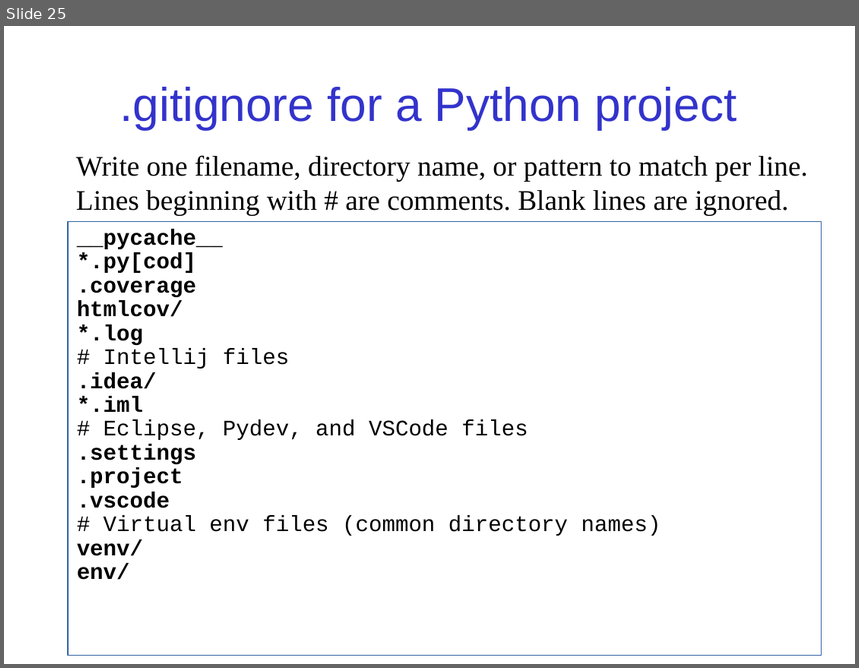
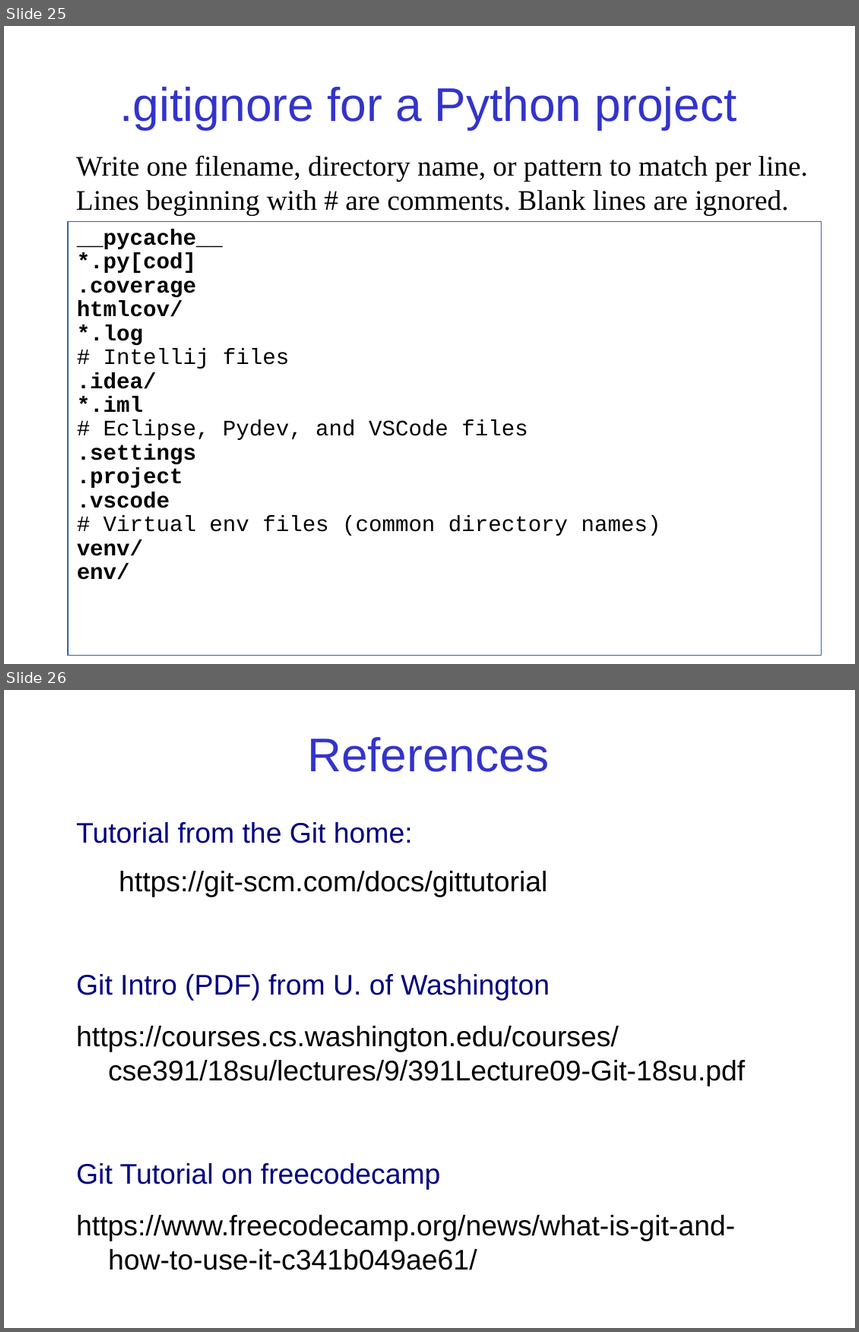
Before and after one commit to skeoop/skeoop.github.io, a slide deck: git/Git-Basics.ppt. Shown one above the other, each under a label of ours: slide 25 before the commit, slides 25 and 26 after it. The pictures are 859x668 and 859x1332 pixels, drawn with LibreOffice and Linux fonts; fonts in the diff are those of the drawing. Boxes give left, top, right and bottom in pixels: in the first picture for what was removed or moved away, otherwise in the second. Text is boxed around its words. In the diff, an @@ line names an element or a change of style, - is before the commit and + after.

Commit message:
minor update to intro slides

```diff
--- a/git/Git-Basics.ppt
+++ b/git/Git-Basics.ppt
@@ slide 26 added at (4, 690, 855, 1328), background #FFFFFF @@
@@ title added at (307, 737, 549, 772), 40 pt, text #3333CC @@
+References
@@ text added at (76, 822, 745, 1271), 24 pt, text #000000 @@
+Tutorial from the Git home:
+  https://git-scm.com/docs/gittutorial
+Git Intro (PDF) from U. of Washington
+https://courses.cs.washington.edu/courses/cse391/18su/lectures/9/391Lecture09-Git-18su.pdf
+Git Tutorial on freecodecamp
+https://www.freecodecamp.org/news/what-is-git-and-how-to-use-it-c341b049ae61/
```
Also in this commit, not shown: 1 other slide added, 1 slide removed, 2 other files.
